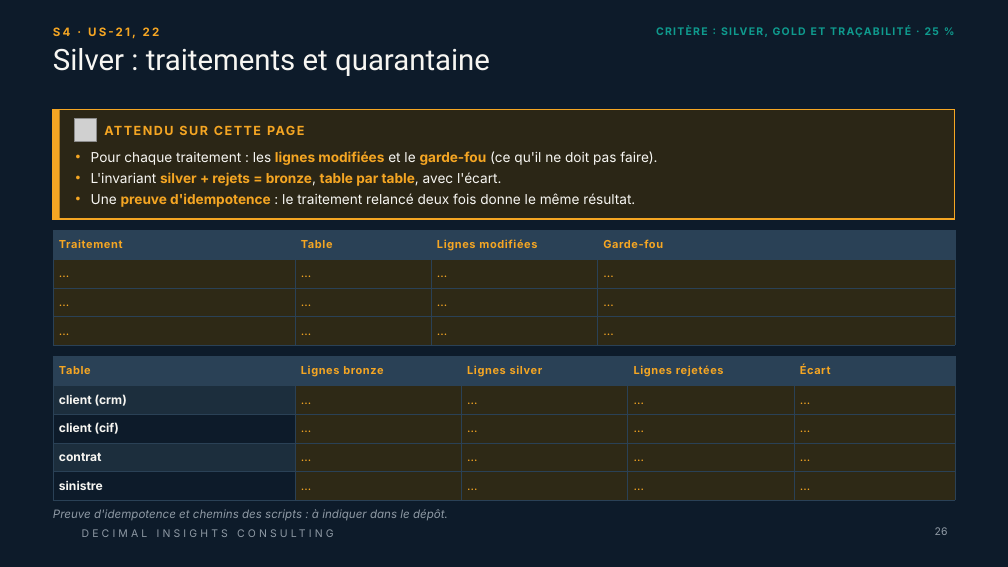
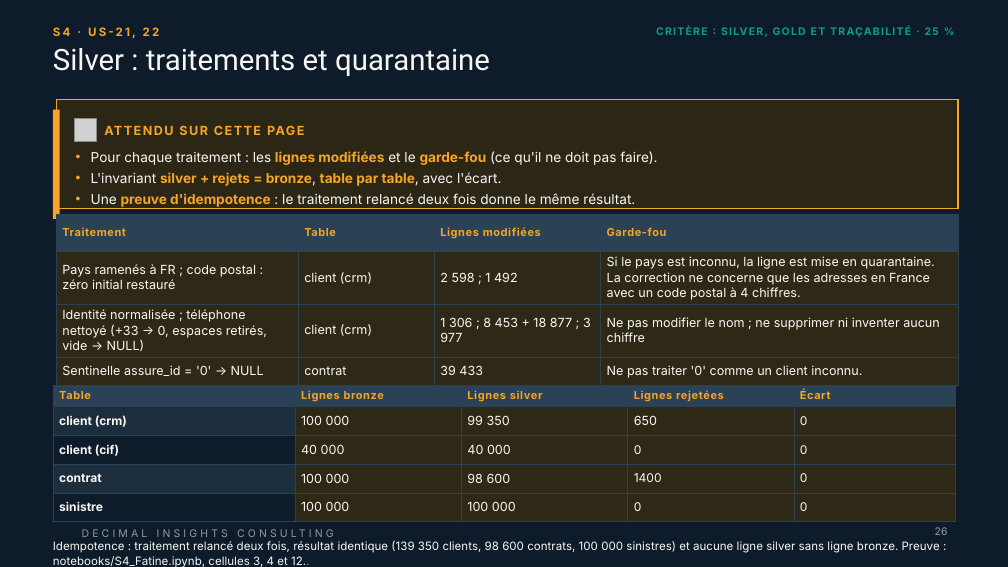
Before and after one commit to linam02/td-qualite-g04, a slide deck: slide 26 of livrables/Livrable_Groupe_TD_AssurConnect [Enregistrement automatique].pptx. Drawn at 1008x567 pixels with LibreOffice and Linux fonts; fonts in the diff are those of the drawing; grey boxes stand for pictures; background and template pictures are left out. Boxes give left, top, right and bottom in pixels: in the first picture for what was removed or moved away, otherwise in the second. Text is boxed around its words. In the diff, an @@ line names an element or a change of style, - is before the commit and + after.

```diff
--- a/livrables/Livrable_Groupe_TD_AssurConnect [Enregistrement automatique].pptx
+++ b/livrables/Livrable_Groupe_TD_AssurConnect [Enregistrement automatique].pptx
@@ rectangle: place and size @@
-rectangle at box(53, 110, 955, 219)
+rectangle at box(56, 99, 958, 209)
@@ table at box(56, 214, 958, 386) @@
-row 2: … | … | … | …
+row 2: Pays ramenés à FR ; code postal : zéro initial restauré | client (crm) | 2 598 ; 1 492 | Si le pays est inconnu, la ligne est mise en quarantaine. La correction ne concerne que les adresses en France avec un code postal à 4 chiffres.
-row 3: … | … | … | …
+row 3: Identité normalisée ; téléphone nettoyé (+33 → 0, espaces retirés, vide → NULL) | client (crm) | 1 306 ; 8 453 + 18 877 ; 3 977 | Ne pas modifier le nom ; ne supprimer ni inventer aucun chiffre
-row 4: … | … | … | …
+row 4: Sentinelle assure_id = '0' → NULL | contrat | 39 433 | Ne pas traiter '0' comme un client inconnu.
@@ table: place and size @@
-table at box(53, 231, 955, 346)
+table at box(56, 214, 958, 386)
@@ table at box(53, 386, 955, 522) @@
-row 2: client (crm) | … | … | … | …
+row 2: client (crm) | 100 000 | 99 350 | 650 | 0
-row 3: client (cif) | … | … | … | …
+row 3: client (cif) | 40 000 | 40 000 | 0 | 0
-row 4: contrat | … | … | … | …
+row 4: contrat | 100 000 | 98 600 | 1400 | 0
-row 5: sinistre | … | … | … | …
+row 5: sinistre | 100 000 | 100 000 | 0 | 0
@@ table: place and size @@
-table at box(53, 357, 955, 501)
+table at box(53, 386, 955, 522)
@@ text at box(53, 540, 940, 567): text changed; text colour #8E99A4 to #F7F6F2; italic off @@
-Preuve d'idempotence et chemins des scripts : à indiquer dans le dépôt.
+Idempotence : traitement relancé deux fois, résultat identique (139 350 clients, 98 600 contrats, 100 000 sinistres) et aucune ligne silver sans ligne bronze. Preuve : notebooks/S4_Fatine.ipynb, cellules 3, 4 et 12..
```
Also in this commit, not shown: 4 other slides changed.
